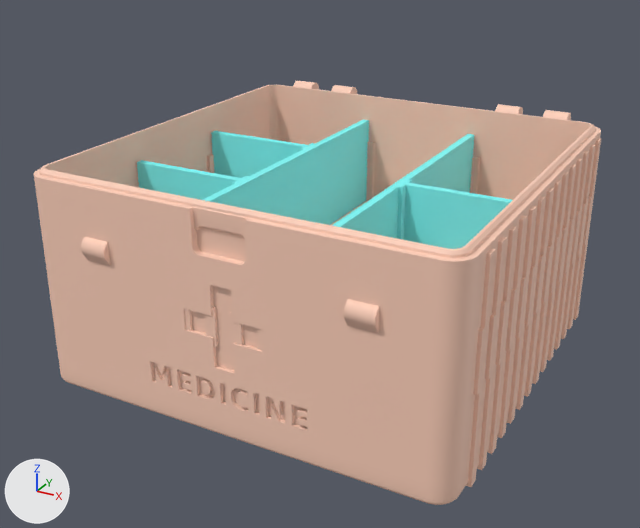
Before and after pictures for a commit that changed the glTF model public/models/medbox.glb.
One viewpoint serves both versions: a camera (50 mm lens) standing at (149.0, -288.0, 175.0) and looking at (-3.0, -12.0, 37.0). Every picture has the same lights, and +X, +Y and +Z are marked at lower left. The picture after the commit comes second. Where no turn or scale is listed for an object, it has been applied to the vertices. Vertices at exactly the same position are counted once.

Before the edit, the objects in view are built like this:
```python
me_geometry_1 = bpy.data.meshes.new('geometry_1')
me_geometry_1.from_pydata(...)  # 4006 vertices, 8036 faces; spans x -81.0..81.0, y -84.0..84.0, z -23.0..23.0
me_geometry_1.materials.append(mat_ffd1bb)  # beige #ffd1bb
me_geometry_3 = bpy.data.meshes.new('geometry_3')
me_geometry_3.from_pydata(...)  # 40 vertices, 76 faces; spans x -2.0..2.0, y -75.0..75.0, z -34.0..34.0
me_geometry_3.materials.append(mat_80ffff)  # cyan #80ffff
me_geometry_7 = bpy.data.meshes.new('geometry_7')
me_geometry_7.from_pydata(...)  # a box spanning x -24.5..24.5, y -1.5..1.5, z -34.0..34.0
me_geometry_7.materials.append(mat_80ffff)  # cyan #80ffff
ob_geometry_1 = bpy.data.objects.new('geometry_1', me_geometry_1)
ob_geometry_1.location = (0.0, 0.0, 52.0)
ob_geometry_3 = bpy.data.objects.new('geometry_3', me_geometry_3)
ob_geometry_3.location = (-26.1, -2.5, 38.0)
ob_geometry_7 = bpy.data.objects.new('geometry_7', me_geometry_7)
ob_geometry_7.location = (50.7, -2.5, 38.0)
# also in view: 'geometry_4' at (26.0, -3.0, 38.0); 'geometry_5' at (-51.0, -28.0, 38.0); 'geometry_0' at (0.0, 0.0, 42.0); 'geometry_6' at (-51.0, 23.0, 38.0)
```
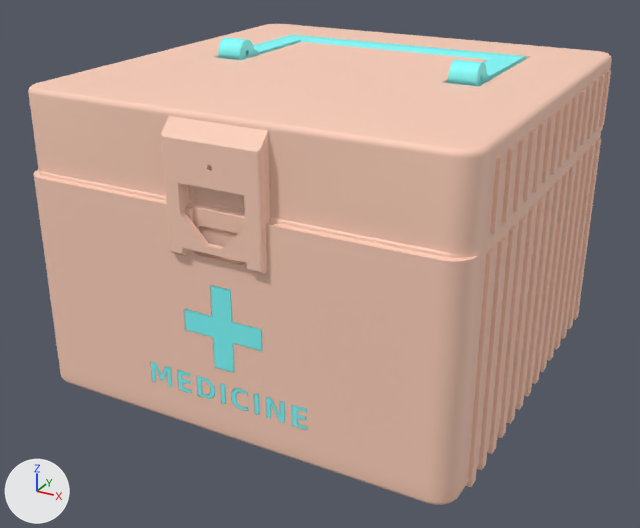
Pixel boxes (x1, y1, x2, y2) of what changed, in the pictures (640 x 528 px):
'geometry_1', moved, turned (mostly hidden before): before (81, 166, 592, 395); after (28, 24, 612, 274)
'geometry_2', added (cyan): after (151, 285, 307, 430)
'handle_bail', added (cyan): after (218, 35, 527, 86)
'geometry_3', unchanged, covered by the edit: before (203, 120, 369, 225)
'geometry_7', unchanged, covered by the edit: before (401, 182, 512, 249)
'geometry_4', unchanged, covered by the edit: before (332, 134, 475, 240)
'geometry_6', unchanged, covered by the edit: before (211, 131, 312, 178)

What the commit changed:
me_geometry_1 has 4006 vertices, 8036 faces and spans x -81.0..81.0, y -84.0..84.0, z -23.0..23.0.
me_geometry_1 is used by ob_geometry_1; location (0.0, 0.0, 52.0).
me_geometry_1 part 1: the whole mesh is turned -180 degrees about the x axis through its middle.
Mesh me_handle_bail is new.
It has 596 vertices, 1196 faces and spans x -52.0..52.0, y -28.8..28.8, z -6.5..6.5.
It uses material mat_80ffff (cyan #80ffff).
Mesh me_geometry_2 is new.
It has 820 vertices, 1608 faces and spans x -30.8..30.8, y -0.7..0.7, z -21.4..21.4.
It uses material mat_80ffff (cyan #80ffff).
Object 'geometry_1' (ob_geometry_1) moves from (0.0, 0.0, 52.0) to (0.0, 0.0, 88.3).
Object 'handle_bail' (ob_handle_bail) is new; it shows me_handle_bail.
Its location is (0.0, 25.0, 110.8).
Object 'geometry_2' (ob_geometry_2) is new; it shows me_geometry_2.
Its location is (0.0, -81.2, 35.0).
